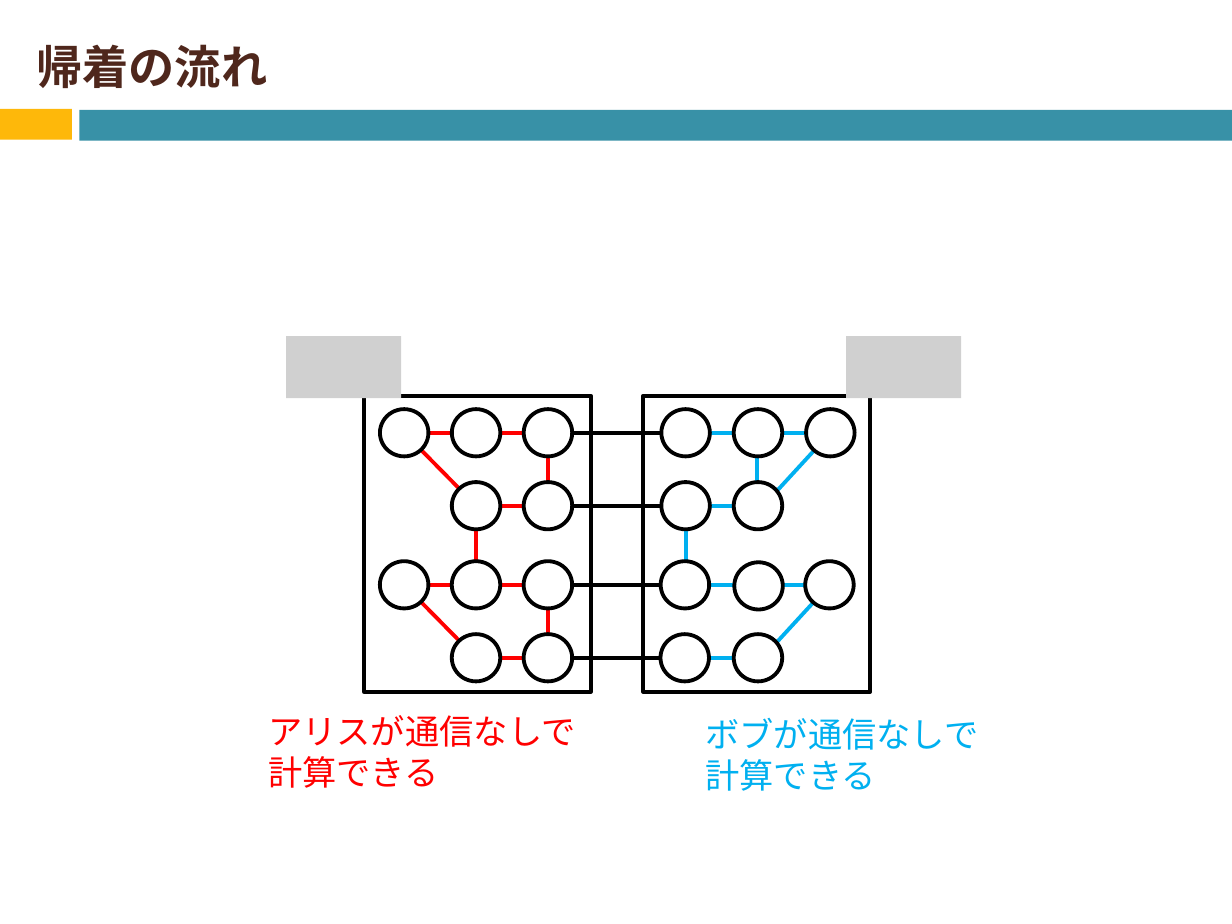
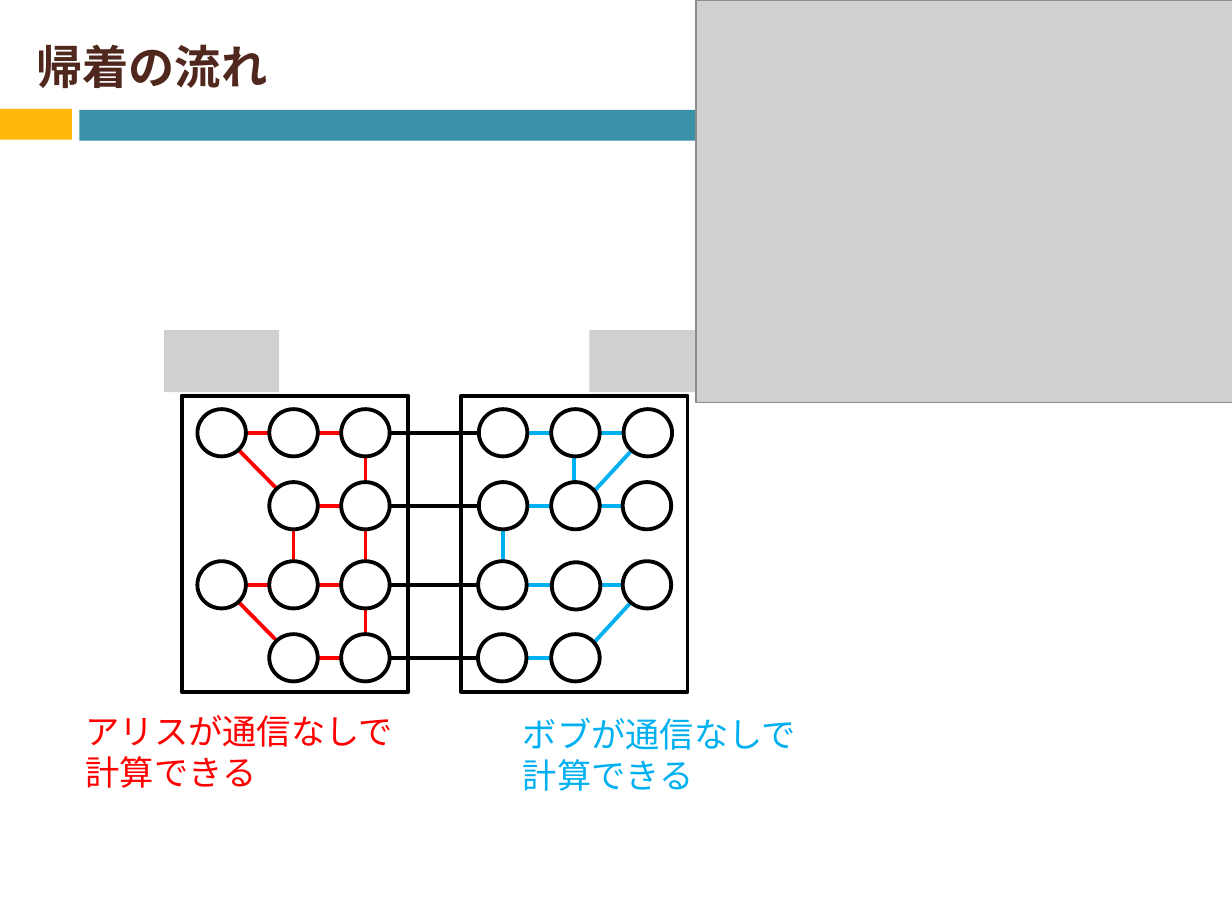
Before and after one commit to Izulabo-nitech/Distributed_Complexity_of_k-Maximal_Independent_Set_Verification, a slide deck: slide 26 of LAsy/LA用発表資料.pptx. Drawn at 1232x924 pixels with LibreOffice and Linux fonts; fonts in the diff are those of the drawing; grey boxes stand for pictures. Boxes give left, top, right and bottom in pixels: in the first picture for what was removed or moved away, otherwise in the second. Text is boxed around its words. In the diff, an @@ line names an element or a change of style, - is before the commit and + after.

```diff
--- a/LAsy/LA用発表資料.pptx
+++ b/LAsy/LA用発表資料.pptx
@@ picture added at (696, 0, 1232, 403) @@
@@ picture added at (164, 330, 278, 392) @@
@@ picture removed at (286, 336, 400, 398) @@
@@ picture added at (589, 330, 703, 392) @@
@@ picture removed at (846, 336, 961, 398) @@
@@ 11 ellipses, 6 lines, 1 text, 1 rectangle: place and size @@
-11 ellipses, 6 lines, 1 text, 1 rectangle at (365, 395, 978, 791)
+11 ellipses, 6 lines, 1 text, 1 rectangle at (181, 395, 796, 791)
@@ line added from (574, 506) to (647, 506), #00B0F0 2.25 pt @@
@@ ellipse added at (622, 482, 670, 529), fill #FFFFFF, outline #000000 2.25 pt @@
@@ line added from (366, 513) to (366, 585), #FF0000 2.25 pt @@
@@ 15 lines, 9 ellipses, 1 text, 1 rectangle: place and size @@
-15 lines, 9 ellipses, 1 text, 1 rectangle at (268, 395, 870, 788)
+15 lines, 9 ellipses, 1 text, 1 rectangle at (86, 395, 687, 788)
```
Also in this commit, not shown: 2 other slides changed, 7 slides added, 13 slides removed.
